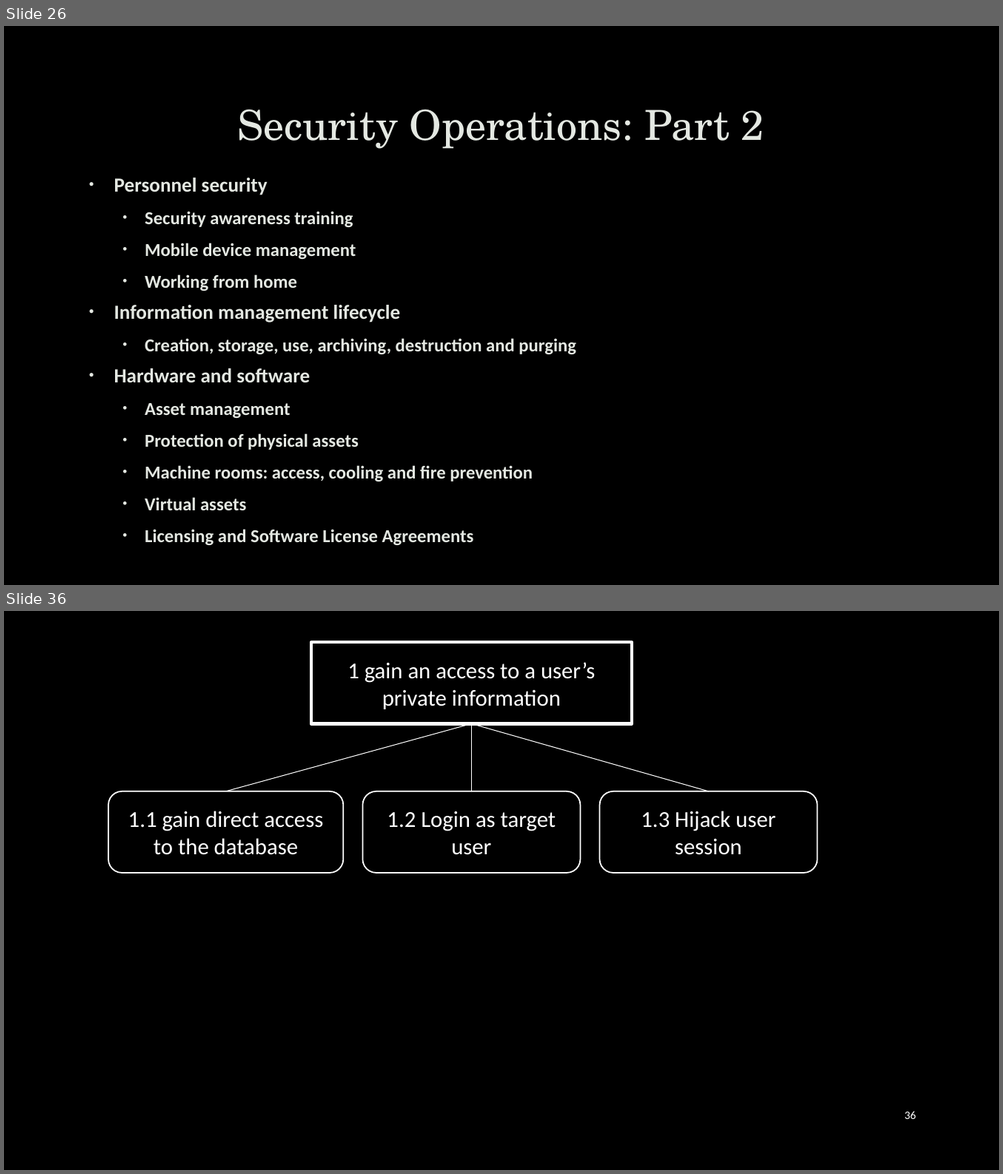
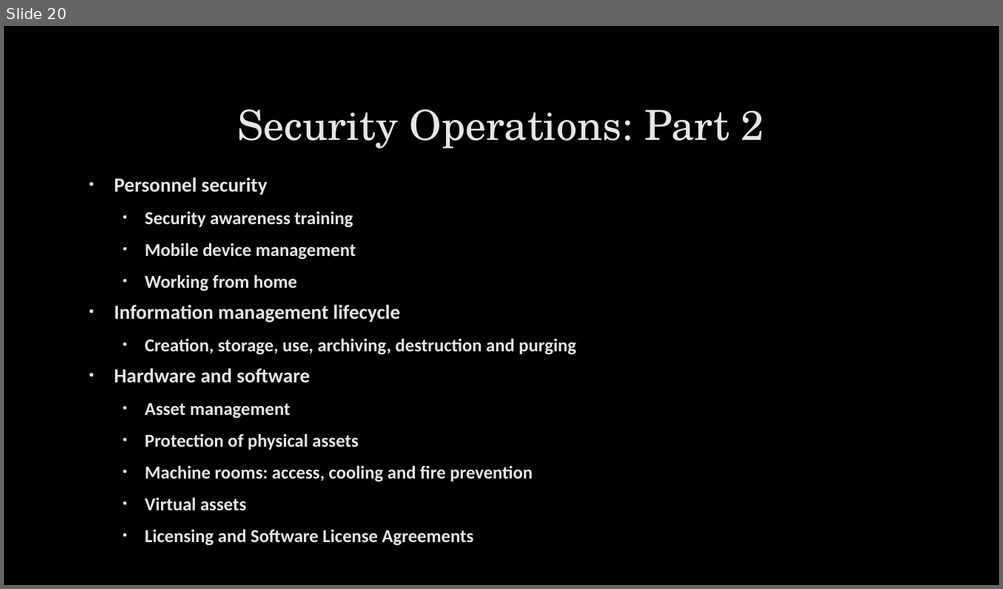
Before and after one commit to robert-mcknight/citx1003, a slide deck: cits1003-lecture_slides/CITS1003-7 Security Management.pptx. Shown one above the other, each under a label of ours: slides 26 and 36 before the commit, slide 20 after it; the slides between them are not shown. The pictures are 1003x1174 and 1003x589 pixels, drawn with LibreOffice and Linux fonts; fonts in the diff are those of the drawing; background and template pictures are left out. Boxes give left, top, right and bottom in pixels: in the first picture for what was removed or moved away, otherwise in the second. Text is boxed around its words. In the diff, an @@ line names an element or a change of style, - is before the commit and + after.

```diff
--- a/cits1003-lecture_slides/CITS1003-7 Security Management.pptx
+++ b/cits1003-lecture_slides/CITS1003-7 Security Management.pptx
@@ slide 36 removed at box(4, 611, 999, 1170), background picture (left out) @@
@@ rectangle removed at box(311, 642, 632, 723) @@
-1 gain an access to a user’s private information
@@ line removed from (471, 723) to (225, 792) @@
@@ line removed from (471, 723) to (471, 792) @@
@@ line removed from (471, 723) to (708, 792) @@
@@ rounded rectangle removed at box(108, 792, 344, 873) @@
-1.1 gain direct access to the database
@@ rounded rectangle removed at box(363, 792, 580, 873) @@
-1.2 Login as target user
@@ rounded rectangle removed at box(600, 792, 817, 873) @@
-1.3 Hijack user session
@@ page number removed at box(904, 1111, 916, 1119) @@
-36
@@ what was slide 26 is now slide 20 @@
```
Also in this commit, not shown: 4 slides changed, 1 slide added, 22 other slides removed, 8 other files.
